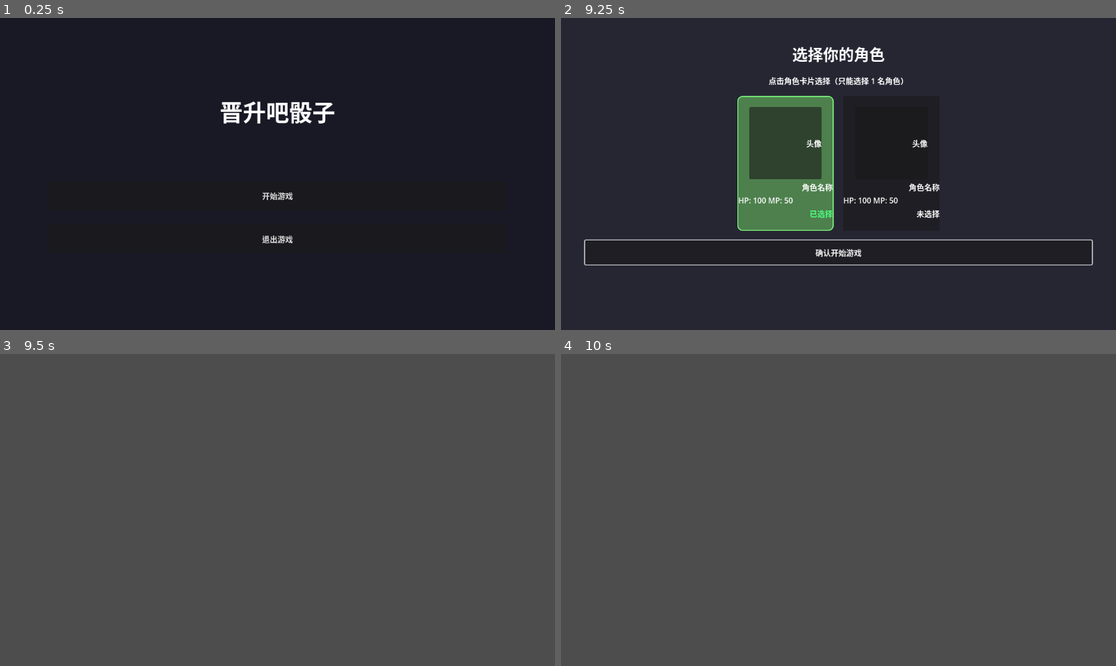
Above: before the commit, frames 1-4 (two rows, left to right).
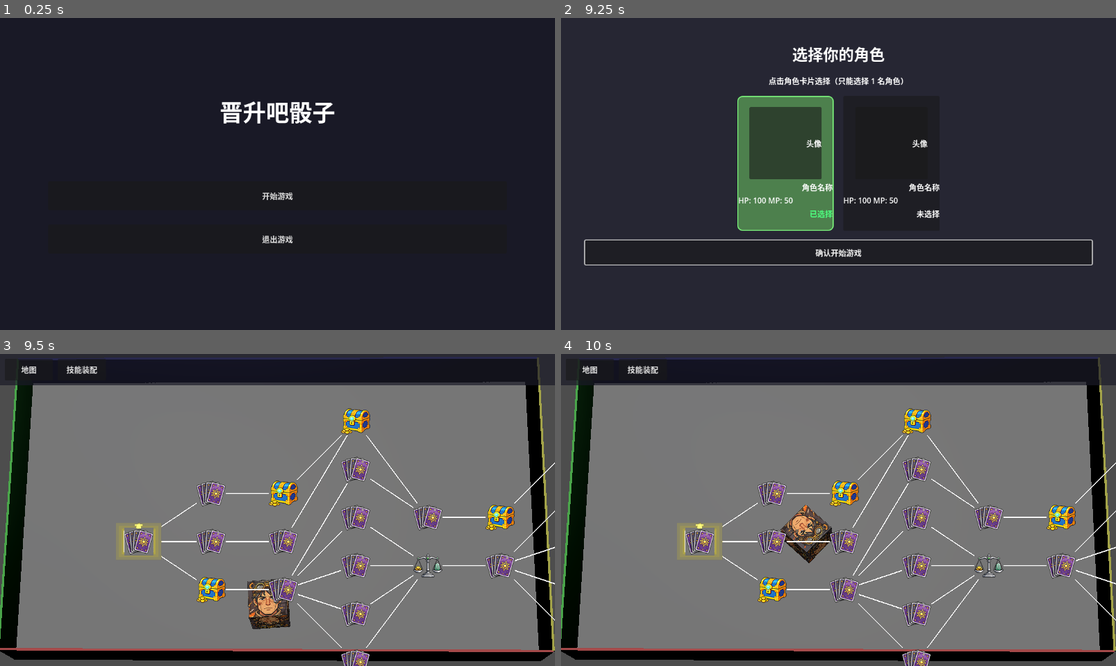
Above: after the commit, the same moments.

Repository: Beezui/trae_godot_dice
Game: Godot game, scene res://scenes/ui/title_screen/title_screen.tscn
The game is run twice, just before and just after one commit, with the same random seed, the same clock (stepped at 60 frames per second) and the same inputs.
Inputs (mouse positions are in pixels of both pictures, inside the frame that each line leads up to):
- Up to frame 1 (0.25 s): no input
- Up to frame 2 (9.25 s): click "开始游戏" at 0.5 s; click "确认开始游戏" at 1.25 s; click "确认开始游戏" at 2 s; tap Enter (ui_accept) at 2.75, 3.5, 4.25, 5, 5.75, 6.02, 6.5, 9.02 s; drag from (783, 164) to (894, 105) at 2.77 s; drag from (894, 164) to (810, 236) at 3.52 s; move the mouse to (894, 105) at 4.27 s; hold Up (ui_up) 4.28-5 s; tap 3 at 4.35 s; drag from (810, 236) to (672, 127) at 5.02 s; move the mouse to (1005, 220) at 5.77 s; hold A 5.78-6.5 s; tap 5 at 5.85 s; drag from (672, 127) to (755, 96) at 6.52 s; move the mouse to (866, 174) at 7.27 s; hold S 7.28-8 s; tap 0 at 7.35 s; click (866, 174) at 7.42 s; drag from (755, 96) to (727, 189) at 8.02 s; move the mouse to (960, 158) at 8.77 s; hold Up (ui_up) from 8.78 s (still down); tap F at 8.85 s
- Up to frame 3 (9.5 s): keep holding Up (ui_up)
- Up to frame 4 (10 s): release Up (ui_up) at 9.5 s; drag from (727, 525) to (810, 572) at 9.52 s

Frames 1-2 are identical in both runs. In frame 3, 94% of the frame differs, in the area x 0-100%, y 0-100%; in frame 4, 94%.
Error before the commit: Parse Error: Function "get_viewport_rect()" not found in base self. (res://scenes/game_main/game_main.gd:452)

Commit message:
fix: Node3D下用get_window().size替代get_viewport_rect

Diff:
--- a/scenes/game_main/game_main.gd
+++ b/scenes/game_main/game_main.gd
@@ -449,7 +449,7 @@
 		if hud_toolbar:
 			# 显式设置位置和尺寸（Node3D 父节点下锚点布局不会自动计算）
 			hud_toolbar.position = Vector2.ZERO
-			hud_toolbar.size = get_viewport_rect().size
+			hud_toolbar.size = get_window().size
 			hud_toolbar.visible = true
 			add_child(hud_toolbar)
 			print("【HUD】已添加到场景树，可见=", hud_toolbar.visible, " 尺寸=", hud_toolbar.size)
@@ -472,7 +472,7 @@
 		skill_equip_ui = equip_scene.instantiate()
 		if skill_equip_ui:
 			skill_equip_ui.position = Vector2.ZERO
-			skill_equip_ui.size = get_viewport_rect().size
+			skill_equip_ui.size = get_window().size
 			add_child(skill_equip_ui)
 			skill_equip_ui.visible = false
 			print("【HUD】技能装配 UI 创建成功")
